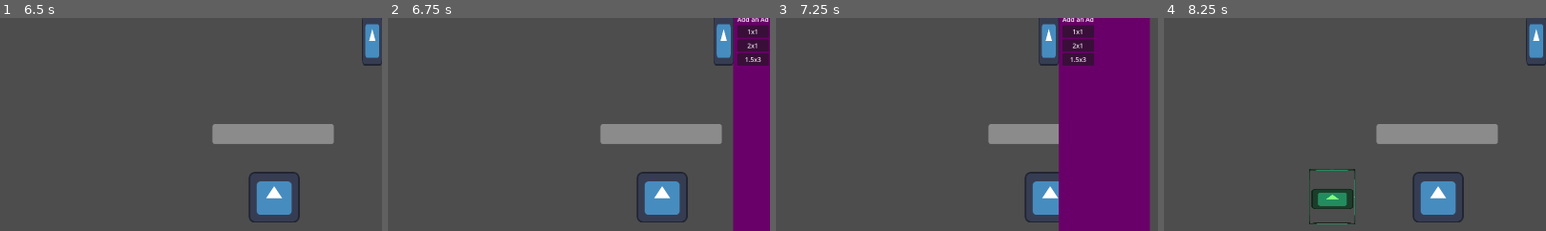
Above: before the commit, frames 1-4 (left to right).
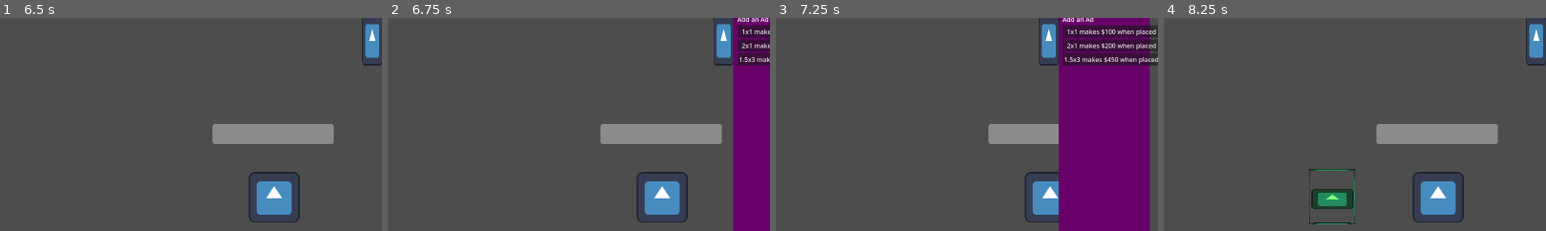
Above: after the commit, the same moments.

Repository: We-Are-Gamers/LD54
Game: Godot game, scene res://ads/game_scene.tscn
Same seed, same stepped clock (60 frames per second), same inputs: the game is played once before the commit and once after it. The engine's default icon, where the game draws it, is replaced by a stand-in: a white triangle on a blue panel in a dark square.
Inputs (mouse positions are % of the whole screen's width and height, from its top left):
- Up to frame 1 (6.5 s): click "ROCK $100" at 0.5 s; click "PAPER $100" at 1.25 s; click "SCISSORS $100" at 2 s; click "HEAL $200" at 2.75 s; click "ROCK $100" at 3.5 s; click "PAPER $100" at 4.25 s; click "SCISSORS $100" at 5 s; click "HEAL $200" at 5.75 s
- Up to frame 2 (6.75 s): click (99, 8) at 6.5 s
- Up to frame 3 (7.25 s): no input
- Up to frame 4 (8.25 s): click "1x1" (after the commit: "1x1 makes $100 when placed") at 7.25 s; tap Enter at 8 s; move the mouse to (72, 45) at 8.02 s; click (72, 45) at 8.17 s
The pictures show only the part of the screen within x 50-100%, y 3-53%; the shares and areas given below are measured in that part.

Frame 1 is identical in both runs. In frame 2, 0.4% of the frame differs, in the area x 92-100%, y 3-23%; in frame 3, 3.2%, in the area x 75-100%, y 3-23%; in frame 4, nothing differs.

Commit message:
send add description to ad menu and make ad buttons describe ads

Diff:
--- a/ads/ad_menu.gd
+++ b/ads/ad_menu.gd
@@ -4,11 +4,11 @@
 @export var fast_menu_duration = 0.1
 
 var open = true
-var recent_ad_size
+var recent_ad: AdDescription
 
 var xpos = {}
 
-signal spawn_ad_preview(ad_size, ad_position)
+signal spawn_ad_preview(ad, ad_position)
 
 func _ready():
 	xpos[true] = $MenuPanel.position.x
@@ -42,15 +42,15 @@
 func _physics_process(delta):
 	pass
 
-func _on_button_preview_ad(ad_size):
-	show_preview(ad_size)
-	recent_ad_size = ad_size
+func _on_button_preview_ad(ad: AdDescription):
+	show_preview(ad.ad_size)
+	recent_ad = ad
 
 func _on_button_mouse_exited():
 	hide_preview()
 
 func _on_button_pressed():
-	spawn_ad_preview.emit(recent_ad_size, get_viewport().get_mouse_position())
+	spawn_ad_preview.emit(recent_ad, get_viewport().get_mouse_position())
 	close_menu(true)
 	hide_preview()
 
--- a/ads/ad_menu.tscn
+++ b/ads/ad_menu.tscn
@@ -97,14 +97,17 @@
 
 [node name="AdButton" parent="MenuPanel/MarginContainer/VBoxContainer" instance=ExtResource("3_tlw0m")]
 layout_mode = 2
+income_amount = 100
 
 [node name="AdButton2" parent="MenuPanel/MarginContainer/VBoxContainer" instance=ExtResource("3_tlw0m")]
 layout_mode = 2
 ad_size = Vector2(2, 1)
+income_amount = 200
 
 [node name="AdButton3" parent="MenuPanel/MarginContainer/VBoxContainer" instance=ExtResource("3_tlw0m")]
 layout_mode = 2
 ad_size = Vector2(1.5, 3)
+income_amount = 450
 
 [node name="MenuButton" type="TextureButton" parent="MenuPanel"]
 layout_mode = 0
--- a/ads/ad_menu_button.gd
+++ b/ads/ad_menu_button.gd
@@ -1,12 +1,18 @@
-extends Button
+class_name AdDescription extends Button
 
-@export
-var ad_size = Vector2(1, 1)
+@export var ad_size = Vector2(1, 1)
 
-signal preview_ad(ad_size)
+@export var income_amount: int
+
+@export var income_per_tick: bool
+
+signal preview_ad(ad: AdDescription)
 
 func _ready():
-	text = "{x}x{y}".format({"x": ad_size.x, "y": ad_size.y})
+	var size_text = "{x}x{y}".format({"x": ad_size.x, "y": ad_size.y})
+	var tick_desc = "per tick" if income_per_tick else "when placed"
+	var income_text = "makes ${0} {1}".format([income_amount, tick_desc])
+	text = "{0} {1}".format([size_text, income_text])
 
 func _on_mouse_entered():
-	preview_ad.emit(ad_size)
+	preview_ad.emit(self)
--- a/ads/ad_window.gd
+++ b/ads/ad_window.gd
@@ -7,6 +7,7 @@
 var mouseForce = Vector2(0,0)
 var dragStart = Vector2(0,0)
 var dragTo = Vector2(0,0)
+var ad: AdDescription
 
 
 
@@ -45,6 +46,6 @@
 			dragged = false
 
 
-func set_ad_scale(ad_size: Vector2):
-	bank.deposit(100 * ad_size.x  * ad_size.y)
-	$AdCollider.scale = ad_size
+func set_ad(ad: AdDescription):
+	bank.deposit(ad.income_amount)
+	$AdCollider.scale = ad.ad_size
--- a/ads/game_scene.gd
+++ b/ads/game_scene.gd
@@ -4,7 +4,7 @@
 
 var dragging = false
 var preview_drag_to = Vector2(0, 0)
-var dragged_ad_size = Vector2(0, 0)
+var dragged_ad: AdDescription
 
 func place_ad():
 	$ad_preview_box.visible = false
@@ -14,12 +14,12 @@
 		var ad_window = AdWindow.instantiate()
 		$CanvasLayer.add_child(ad_window)
 		ad_window.position = $ad_preview_box.position
-		ad_window.set_ad_scale(dragged_ad_size)
+		ad_window.set_ad(dragged_ad)
 
-func _on_spawn_ad_preview(ad_size, ad_position):
+func _on_spawn_ad_preview(ad: AdDescription, ad_position):
 	dragging = true
-	dragged_ad_size = ad_size
-	$ad_preview_box.set_ad_size(ad_size)
+	dragged_ad = ad
+	$ad_preview_box.set_ad_size(ad.ad_size)
 	$ad_preview_box.position = ad_position
 	$ad_preview_box.visible = true
 
